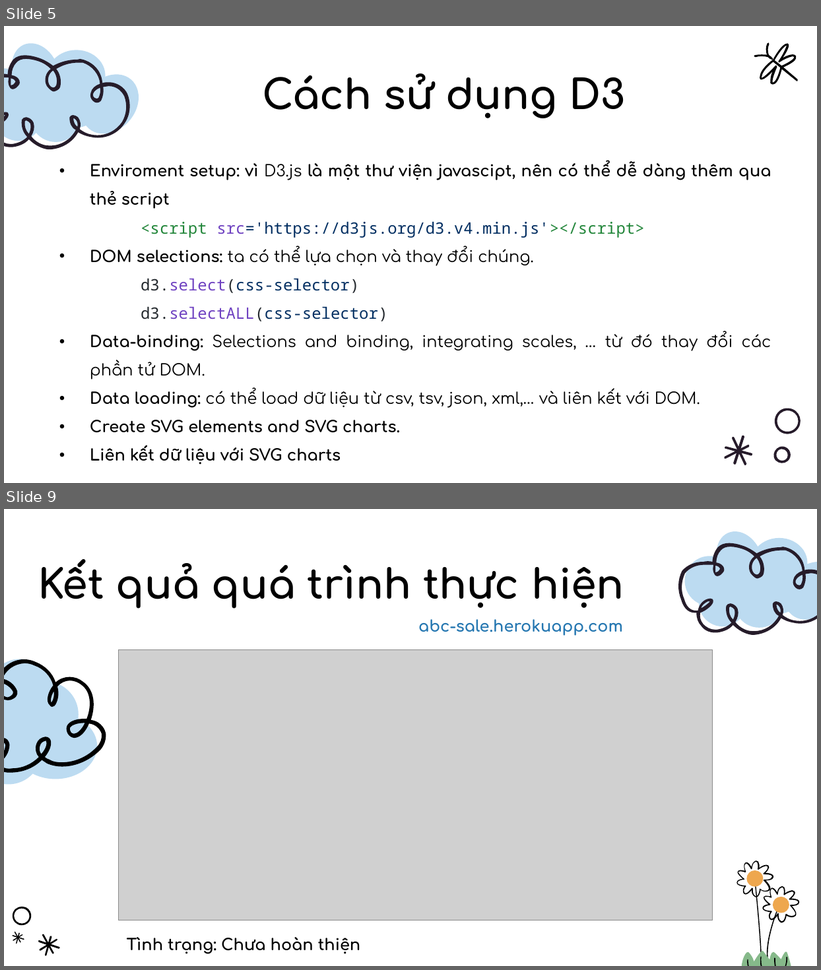
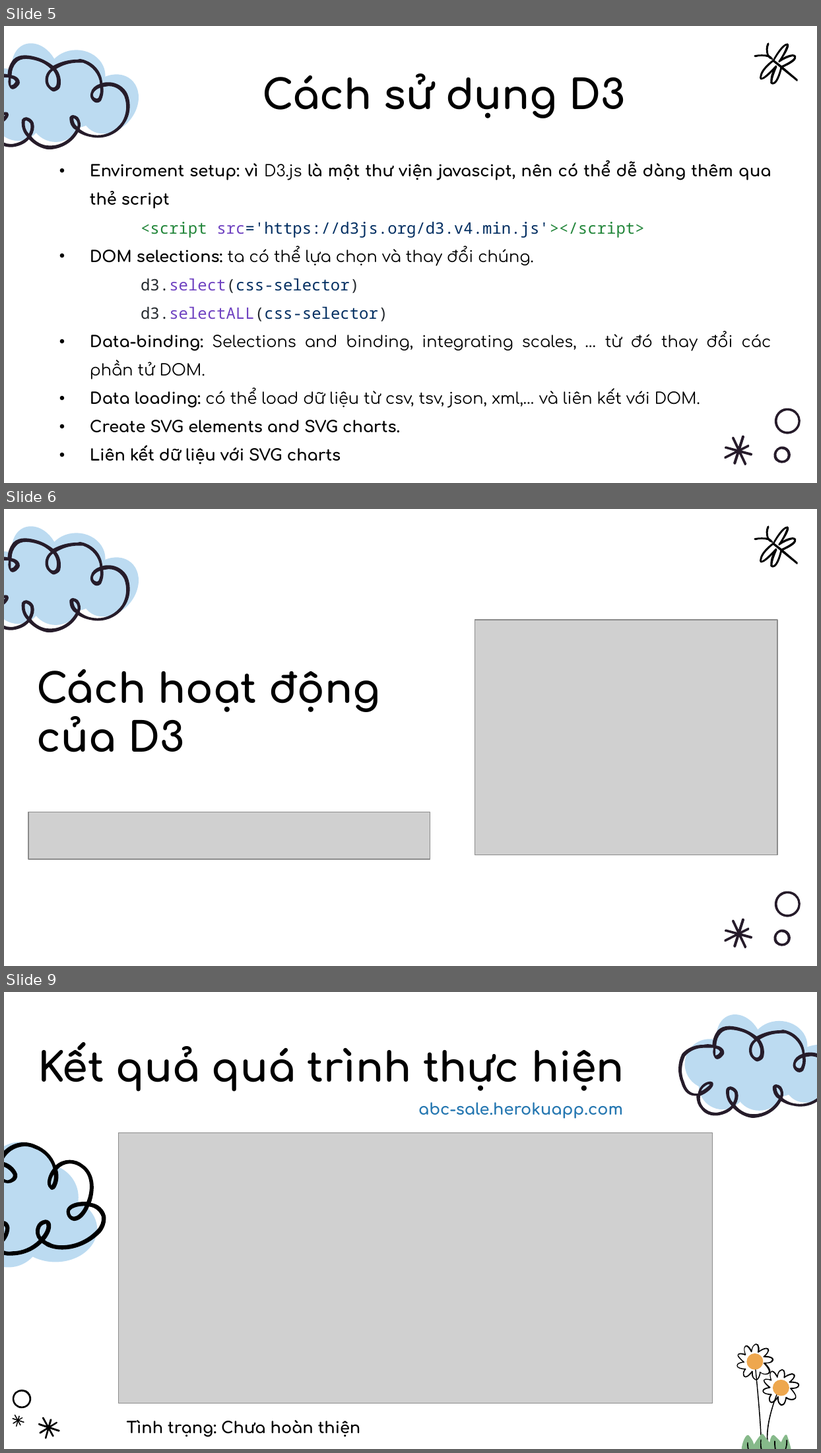
Before and after one commit to TCSMFrogdance/abc, a slide deck: report/NCKH_n2_DinhTuanAnh_VanSy [Autosaved].pptx. Shown one above the other, each under a label of ours: slides 5 and 9 before the commit, slides 5, 6 and 9 after it; the slides between them are not shown. The pictures are 821x970 and 821x1453 pixels, drawn with LibreOffice and Linux fonts; fonts in the diff are those of the drawing; grey boxes stand for pictures; background and template pictures are left out. Boxes give left, top, right and bottom in pixels: in the first picture for what was removed or moved away, otherwise in the second. Text is boxed around its words. In the diff, an @@ line names an element or a change of style, - is before the commit and + after.

```diff
--- a/report/NCKH_n2_DinhTuanAnh_VanSy [Autosaved].pptx
+++ b/report/NCKH_n2_DinhTuanAnh_VanSy [Autosaved].pptx
@@ slide 6 added at <box>4,509,817,966</box>, background picture (left out); not listed: 19 template elements that a slide beside it also shows @@
@@ picture added at <box>475,620,778,855</box> @@
@@ text added at <box>36,669,380,753</box>, 36 pt, text #000000, bold @@
+Cách hoạt động của D3
@@ picture added at <box>28,813,430,859</box> @@
```
Also in this commit, not shown: 4 slides changed, 1 slide removed.
